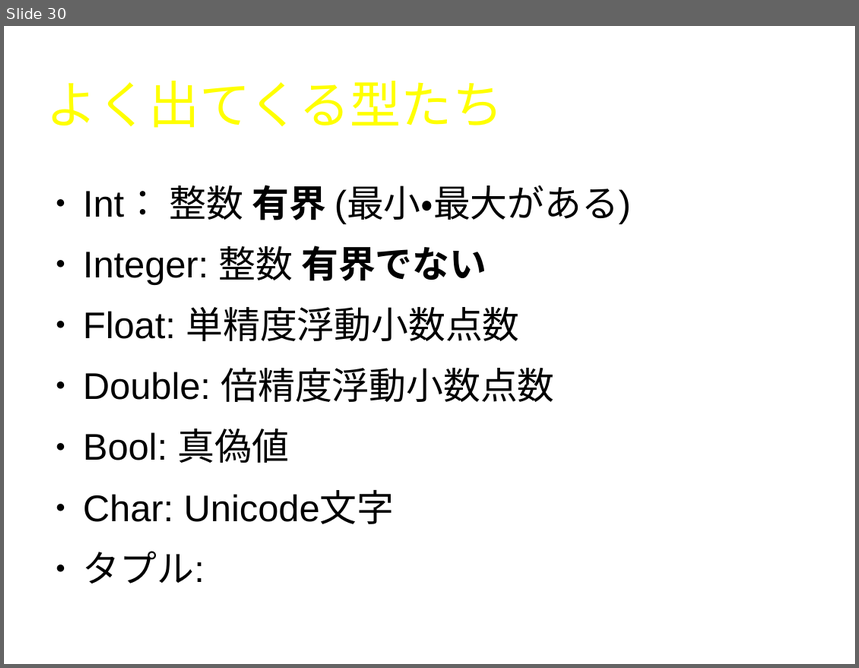
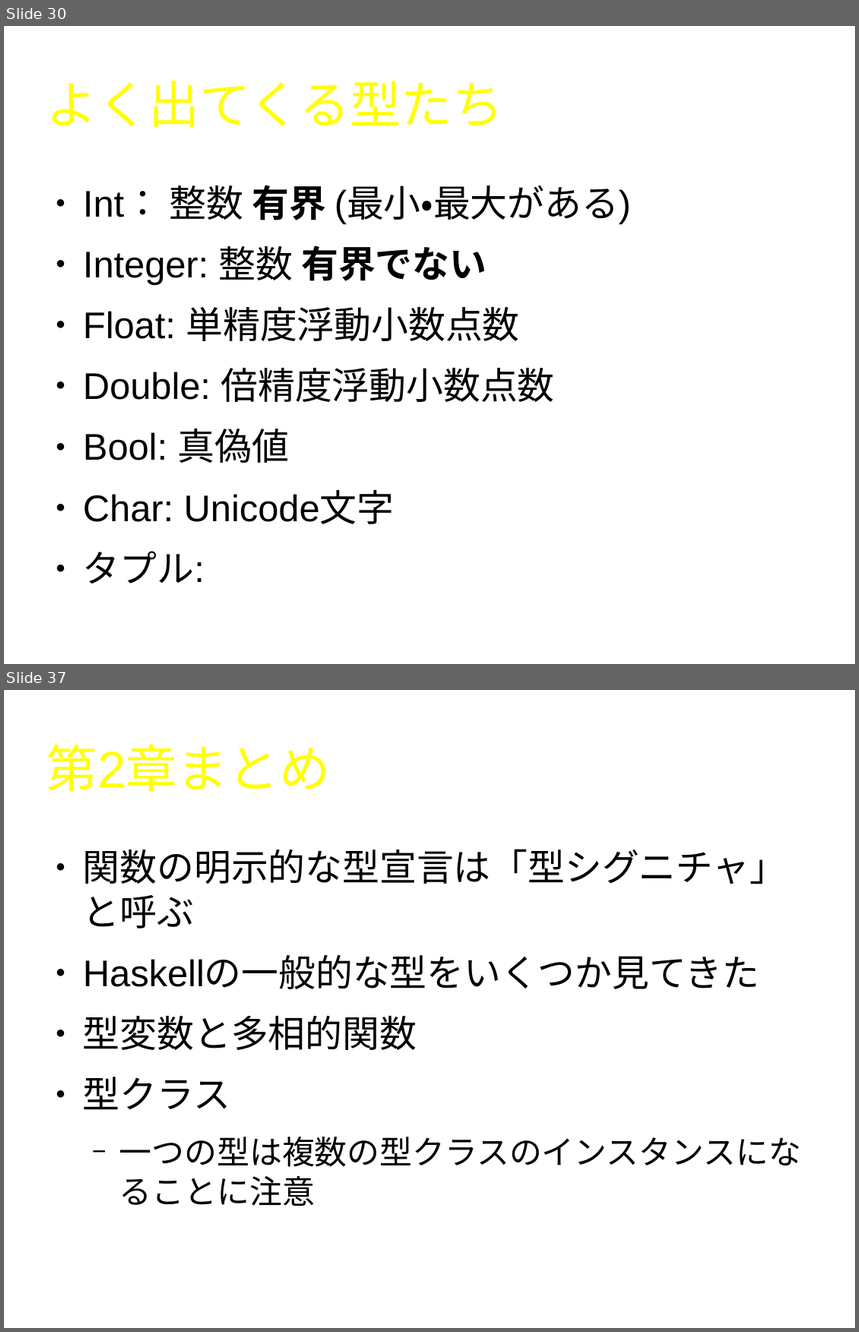
Before and after one commit to naruoga/LYaHfGGreadingMIS, a slide deck: 201310/LYaHfGG1.odp. Shown one above the other, each under a label of ours: slide 30 before the commit, slides 30 and 37 after it; the slides between them are not shown. The pictures are 859x668 and 859x1332 pixels, drawn with LibreOffice and Linux fonts; fonts in the diff are those of the drawing; background and template pictures are left out. Boxes give left, top, right and bottom in pixels: in the first picture for what was removed or moved away, otherwise in the second. Text is boxed around its words. In the diff, an @@ line names an element or a change of style, - is before the commit and + after.

```diff
--- a/201310/LYaHfGG1.odp
+++ b/201310/LYaHfGG1.odp
@@ slide 37 added at [4, 690, 855, 1328], background #FFFFFF @@
@@ title added at [47, 744, 330, 792], 47.6 pt, text #FFFF00 @@
+第2章まとめ
@@ text added at [83, 849, 801, 1206], 34.6 pt, text #000000 @@
+● 関数の明示的な型宣言は「型シグニチャ」と呼ぶ
+● Haskellの一般的な型をいくつか見てきた
+● 型変数と多相的関数
+● 型クラス
+  − 一つの型は複数の型クラスのインスタンスになることに注意
```
Also in this commit, not shown: 3 slides changed, 10 other slides added.
